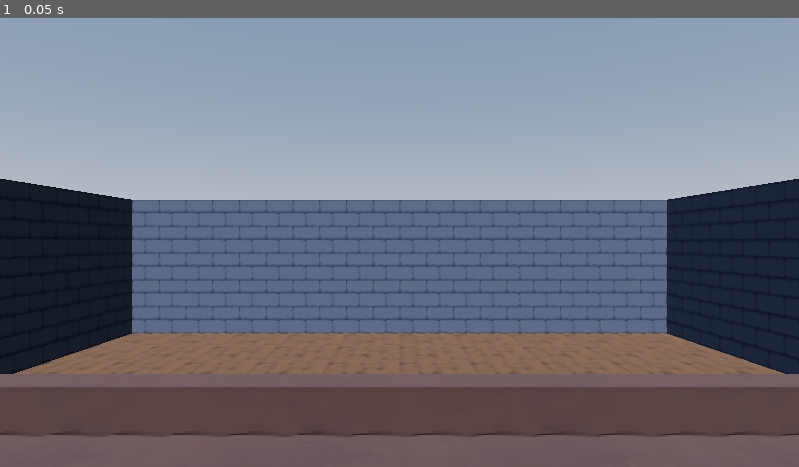
Above: before the commit, frame 1.
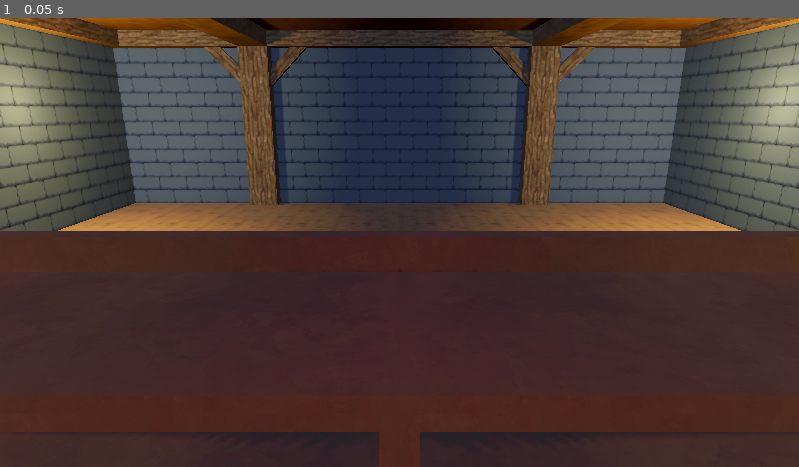
Above: after the commit, the same moment.

Repository: FinishedGames/FinishedGame3
Game: Godot game, scene res://Scenes/Tavern.tscn
Same seed, same stepped clock (60 frames per second), same inputs: the game is played once before the commit and once after it.
Inputs:
- Up to frame 1 (0.05 s): no input

The runs differ from the first frame. In frame 1, 100% of the frame differs, in the area x 0-100%, y 0-100%.

Commit message:
Upgraded tavern scene
New bar table, ceiling, beams, materials, lights and maybe more (i forgot)

Diff:
--- /dev/null
+++ b/Resources/Materials/dark_wood_mat.tres
@@ -0,0 +1,8 @@
+[gd_resource type="StandardMaterial3D" load_steps=2 format=3 uid="uid://bgpg6vl4ksb8g"]
+
+[ext_resource type="Texture2D" uid="uid://cg8lc3gkgncrw" path="res://Resources/Textures/dark_wood.jpg" id="1_p0icy"]
+
+[resource]
+specular_mode = 1
+albedo_texture = ExtResource("1_p0icy")
+uv1_triplanar = true
--- a/Resources/Materials/stone_mat.tres
+++ b/Resources/Materials/stone_mat.tres
@@ -3,6 +3,8 @@
 [ext_resource type="Texture2D" uid="uid://br1v1m2hxe6t2" path="res://Resources/Textures/stone.PNG" id="1_r108c"]
 
 [resource]
+specular_mode = 1
 albedo_texture = ExtResource("1_r108c")
 uv1_scale = Vector3(2, 2, 2)
 uv1_triplanar = true
+uv1_world_triplanar = true
--- /dev/null
+++ b/Resources/Materials/table_mat.tres
@@ -0,0 +1,9 @@
+[gd_resource type="StandardMaterial3D" load_steps=2 format=3 uid="uid://cuteg3ajfpcrl"]
+
+[ext_resource type="Texture2D" uid="uid://bc3v6ufl4eb60" path="res://Resources/Textures/table_1.PNG" id="1_jqt0n"]
+
+[resource]
+specular_mode = 1
+albedo_texture = ExtResource("1_jqt0n")
+uv1_triplanar = true
+uv1_world_triplanar = true
--- /dev/null
+++ b/Resources/Materials/table_mat_1.tres
@@ -0,0 +1,9 @@
+[gd_resource type="StandardMaterial3D" load_steps=2 format=3 uid="uid://ch4kaal46h6e0"]
+
+[ext_resource type="Texture2D" uid="uid://bl3gl3r07itkn" path="res://Resources/Textures/test_1.PNG" id="1_vo5pb"]
+
+[resource]
+specular_mode = 1
+albedo_texture = ExtResource("1_vo5pb")
+uv1_triplanar = true
+uv1_world_triplanar = true
--- a/Resources/Materials/wood_mat.tres
+++ b/Resources/Materials/wood_mat.tres
@@ -5,3 +5,4 @@
 [resource]
 albedo_texture = ExtResource("1_0pli3")
 uv1_triplanar = true
+uv1_world_triplanar = true
--- a/Scenes/Tavern.tscn
+++ b/Scenes/Tavern.tscn
@@ -1,14 +1,31 @@
-[gd_scene load_steps=12 format=3 uid="uid://bwdxeknq3ln8"]
+[gd_scene load_steps=20 format=3 uid="uid://bwdxeknq3ln8"]
 
 [ext_resource type="Material" uid="uid://btdnpqadnchbl" path="res://Resources/Materials/wood_mat.tres" id="1_vlobw"]
 [ext_resource type="Material" uid="uid://ck73ghsdefen2" path="res://Resources/Materials/stone_mat.tres" id="2_snqm7"]
-[ext_resource type="Texture2D" uid="uid://bl3gl3r07itkn" path="res://Resources/Textures/test_1.PNG" id="3_5bxti"]
+[ext_resource type="Material" uid="uid://cuteg3ajfpcrl" path="res://Resources/Materials/table_mat.tres" id="3_pumyl"]
+[ext_resource type="Material" uid="uid://bgpg6vl4ksb8g" path="res://Resources/Materials/dark_wood_mat.tres" id="4_nt4sx"]
+[ext_resource type="Material" uid="uid://ch4kaal46h6e0" path="res://Resources/Materials/table_mat_1.tres" id="5_evvb8"]
 
 [sub_resource type="PlaneMesh" id="PlaneMesh_7l8aw"]
 size = Vector2(10, 10)
 
 [sub_resource type="PlaneMesh" id="PlaneMesh_kel23"]
 size = Vector2(10, 3)
+
+[sub_resource type="PlaneMesh" id="PlaneMesh_2djfh"]
+size = Vector2(10, 10)
+
+[sub_resource type="BoxMesh" id="BoxMesh_nootw"]
+size = Vector3(0.5, 10, 0.5)
+
+[sub_resource type="BoxMesh" id="BoxMesh_lkbkx"]
+size = Vector3(0.5, 3, 0.5)
+
+[sub_resource type="BoxMesh" id="BoxMesh_coms0"]
+size = Vector3(0.2, 1, 0.2)
+
+[sub_resource type="BoxMesh" id="BoxMesh_85fq7"]
+size = Vector3(0.3, 10, 0.3)
 
 [sub_resource type="ProceduralSkyMaterial" id="ProceduralSkyMaterial_msg50"]
 sky_horizon_color = Color(0.64625, 0.65575, 0.67075, 1)
@@ -23,15 +40,17 @@
 tonemap_mode = 2
 glow_enabled = true
 
-[sub_resource type="StandardMaterial3D" id="StandardMaterial3D_755me"]
-albedo_texture = ExtResource("3_5bxti")
-uv1_triplanar = true
-
-[sub_resource type="PlaneMesh" id="PlaneMesh_yjboh"]
-size = Vector2(10, 2)
-
-[sub_resource type="PlaneMesh" id="PlaneMesh_t7kv0"]
-size = Vector2(10, 0.2)
+[sub_resource type="BoxMesh" id="BoxMesh_e1kwv"]
+size = Vector3(10, 0.1, 1)
+
+[sub_resource type="BoxMesh" id="BoxMesh_3fuba"]
+size = Vector3(10, 1.2, 0.1)
+
+[sub_resource type="BoxMesh" id="BoxMesh_c3462"]
+size = Vector3(0.1, 1, 1)
+
+[sub_resource type="BoxMesh" id="BoxMesh_1i66b"]
+size = Vector3(10, 0.4, 1)
 
 [node name="Tavern" type="Node3D"]
 
@@ -43,48 +62,178 @@
 skeleton = NodePath("../..")
 
 [node name="Wall1" type="MeshInstance3D" parent="Background"]
-transform = Transform3D(-4.37114e-08, -1, -4.37114e-08, 0, -4.37114e-08, 1, -1, 4.37114e-08, 1.91069e-15, 5, 1, 0)
+transform = Transform3D(-4.37114e-08, -1, -4.37114e-08, 0, -4.37114e-08, 1, -1, 4.37114e-08, 1.91069e-15, 5, 1.5, 0)
 material_override = ExtResource("2_snqm7")
 mesh = SubResource("PlaneMesh_kel23")
 
 [node name="Wall2" type="MeshInstance3D" parent="Background"]
-transform = Transform3D(-4.37114e-08, 1, -4.37114e-08, 0, -4.37114e-08, -1, -1, -4.37114e-08, 1.91069e-15, -5, 1, 0)
+transform = Transform3D(-4.37114e-08, 1, -4.37114e-08, 0, -4.37114e-08, -1, -1, -4.37114e-08, 1.91069e-15, -5, 1.5, 0)
 material_override = ExtResource("2_snqm7")
 mesh = SubResource("PlaneMesh_kel23")
 skeleton = NodePath("../..")
 
 [node name="Wall3" type="MeshInstance3D" parent="Background"]
-transform = Transform3D(1, 0, 4.37114e-08, 4.37114e-08, 1.91069e-15, -1, 0, 1, 1.91069e-15, 0, 1, -5)
+transform = Transform3D(1, 0, 4.37114e-08, 4.37114e-08, 1.91069e-15, -1, 0, 1, 1.91069e-15, 0, 1.5, -5)
 material_override = ExtResource("2_snqm7")
 mesh = SubResource("PlaneMesh_kel23")
 skeleton = NodePath("../Wall2")
 
+[node name="Ceiling" type="MeshInstance3D" parent="Background"]
+transform = Transform3D(1, 0, 0, 0, -1, 8.74228e-08, 0, -8.74228e-08, -1, 0, 3, 0)
+material_override = ExtResource("3_pumyl")
+mesh = SubResource("PlaneMesh_2djfh")
+
+[node name="Beam" type="MeshInstance3D" parent="Background"]
+transform = Transform3D(1, 0, 0, 0, -4.37114e-08, -1, 0, 1, -4.37114e-08, 2.5, 3, 0)
+material_override = ExtResource("4_nt4sx")
+mesh = SubResource("BoxMesh_nootw")
+
+[node name="Beam2" type="MeshInstance3D" parent="Background"]
+transform = Transform3D(1, 0, 0, 0, -4.37114e-08, -1, 0, 1, -4.37114e-08, -2.5, 3, 0)
+material_override = ExtResource("4_nt4sx")
+mesh = SubResource("BoxMesh_nootw")
+
+[node name="Beam3" type="MeshInstance3D" parent="Background"]
+transform = Transform3D(1, 0, 0, 0, 1, 0, 0, 0, 1, 2.5, 1.5, -5)
+material_override = ExtResource("4_nt4sx")
+mesh = SubResource("BoxMesh_lkbkx")
+
+[node name="Beam4" type="MeshInstance3D" parent="Background"]
+transform = Transform3D(1, 0, 0, 0, 1, 0, 0, 0, 1, -2.5, 1.5, -5)
+material_override = ExtResource("4_nt4sx")
+mesh = SubResource("BoxMesh_lkbkx")
+
+[node name="Beam5" type="MeshInstance3D" parent="Background"]
+transform = Transform3D(-4.37114e-08, -1, 0, -4.37114e-08, 1.91069e-15, -1, 1, -4.37114e-08, -4.37114e-08, 0, 3, -5)
+material_override = ExtResource("4_nt4sx")
+mesh = SubResource("BoxMesh_nootw")
+
+[node name="Beam6" type="MeshInstance3D" parent="Background"]
+transform = Transform3D(1, 0, 0, 0, -4.37114e-08, -1, 0, 1, -4.37114e-08, 5, 3, 0)
+material_override = ExtResource("4_nt4sx")
+mesh = SubResource("BoxMesh_nootw")
+
+[node name="Beam7" type="MeshInstance3D" parent="Background"]
+transform = Transform3D(1, 0, 0, 0, -4.37114e-08, -1, 0, 1, -4.37114e-08, -5, 3, 0)
+material_override = ExtResource("4_nt4sx")
+mesh = SubResource("BoxMesh_nootw")
+
+[node name="Beam8" type="MeshInstance3D" parent="Background"]
+transform = Transform3D(0.707107, 0.707107, 0, -0.707107, 0.707107, 0, 0, 0, 1, 3, 2.5, -5)
+material_override = ExtResource("4_nt4sx")
+mesh = SubResource("BoxMesh_coms0")
+
+[node name="Beam9" type="MeshInstance3D" parent="Background"]
+transform = Transform3D(0.707107, -0.707107, 0, 0.707107, 0.707107, 0, 0, 0, 1, 2, 2.5, -5)
+material_override = ExtResource("4_nt4sx")
+mesh = SubResource("BoxMesh_coms0")
+
+[node name="Beam10" type="MeshInstance3D" parent="Background"]
+transform = Transform3D(0.707107, 0.707107, 0, -0.707107, 0.707107, 0, 0, 0, 1, -2, 2.5, -5)
+material_override = ExtResource("4_nt4sx")
+mesh = SubResource("BoxMesh_coms0")
+
+[node name="Beam11" type="MeshInstance3D" parent="Background"]
+transform = Transform3D(0.707107, -0.707107, 0, 0.707107, 0.707107, 0, 0, 0, 1, -3, 2.5, -5)
+material_override = ExtResource("4_nt4sx")
+mesh = SubResource("BoxMesh_coms0")
+
+[node name="Beam12" type="MeshInstance3D" parent="Background"]
+transform = Transform3D(-4.37114e-08, -1, 0, -4.37114e-08, 1.91069e-15, -1, 1, -4.37114e-08, -4.37114e-08, 0, 3, -2)
+material_override = ExtResource("4_nt4sx")
+mesh = SubResource("BoxMesh_85fq7")
+
 [node name="WorldEnvironment" type="WorldEnvironment" parent="."]
 environment = SubResource("Environment_40n0m")
 
 [node name="DirectionalLight3D" type="DirectionalLight3D" parent="."]
 transform = Transform3D(0.986242, 0.165085, -0.00855751, -0.0938995, 0.602071, 0.792902, 0.136048, -0.78119, 0.609289, 0, 10, 10)
-shadow_enabled = true
+light_color = Color(0.739288, 0.833584, 0.996094, 1)
+light_energy = 0.5
 
 [node name="Table" type="Node3D" parent="."]
 
 [node name="MeshInstance3D" type="MeshInstance3D" parent="Table"]
-transform = Transform3D(1, 0, 0, 0, 1, 0, 0, 0, 1, 0, 0.9, 3)
-material_override = SubResource("StandardMaterial3D_755me")
-mesh = SubResource("PlaneMesh_yjboh")
+transform = Transform3D(1, 0, 0, 0, 1, 0, 0, 0, 1, 0, 1, 2.5)
+material_override = ExtResource("5_evvb8")
+mesh = SubResource("BoxMesh_e1kwv")
 
 [node name="MeshInstance3D2" type="MeshInstance3D" parent="Table"]
-transform = Transform3D(1, 0, 0, 0, -4.37114e-08, -1, 0, 1, -4.37114e-08, 0, 1, 2)
-material_override = SubResource("StandardMaterial3D_755me")
-mesh = SubResource("PlaneMesh_t7kv0")
+transform = Transform3D(1, 0, 0, 0, 1, 0, 0, 0, 1, 0, 0.6, 2.05)
+material_override = ExtResource("5_evvb8")
+mesh = SubResource("BoxMesh_3fuba")
 
 [node name="MeshInstance3D3" type="MeshInstance3D" parent="Table"]
-transform = Transform3D(1, 0, 0, 0, 1, 0, 0, 0, 1, 0, 1.1, 1.9)
-material_override = SubResource("StandardMaterial3D_755me")
-mesh = SubResource("PlaneMesh_t7kv0")
+transform = Transform3D(1, 0, 0, 0, 1, 0, 0, 0, 1, 4.95, 0.5, 2.5)
+material_override = ExtResource("5_evvb8")
+mesh = SubResource("BoxMesh_c3462")
+
+[node name="MeshInstance3D4" type="MeshInstance3D" parent="Table"]
+transform = Transform3D(1, 0, 0, 0, 1, 0, 0, 0, 1, -4.95, 0.5, 2.5)
+material_override = ExtResource("5_evvb8")
+mesh = SubResource("BoxMesh_c3462")
+
+[node name="MeshInstance3D5" type="MeshInstance3D" parent="Table"]
+transform = Transform3D(1, 0, 0, 0, 1, 0, 0, 0, 1, 0, 0.2, 2.5)
+material_override = ExtResource("5_evvb8")
+mesh = SubResource("BoxMesh_1i66b")
+
+[node name="MeshInstance3D6" type="MeshInstance3D" parent="Table"]
+transform = Transform3D(1, 0, 0, 0, 1, 0, 0, 0, 1, 0, 0.5, 2.5)
+material_override = ExtResource("5_evvb8")
+mesh = SubResource("BoxMesh_c3462")
+
+[node name="MeshInstance3D7" type="MeshInstance3D" parent="Table"]
+transform = Transform3D(1, 0, 0, 0, 1, 0, 0, 0, 1, 2.5, 0.5, 2.5)
+material_override = ExtResource("5_evvb8")
+mesh = SubResource("BoxMesh_c3462")
+
+[node name="MeshInstance3D8" type="MeshInstance3D" parent="Table"]
+transform = Transform3D(1, 0, 0, 0, 1, 0, 0, 0, 1, -2.5, 0.5, 2.5)
+material_override = ExtResource("5_evvb8")
+mesh = SubResource("BoxMesh_c3462")
 
 [node name="Head" type="Node3D" parent="."]
 transform = Transform3D(1, 0, 0, 0, 1, 0, 0, 0, 1, 0, 1.7, 4)
 
 [node name="Camera3D" type="Camera3D" parent="Head"]
+transform = Transform3D(1, 0, 0, 0, 0.964128, 0.265438, 0, -0.265438, 0.964128, 0, 0, 0)
 fov = 50.0
+
+[node name="Lights" type="Node3D" parent="."]
+
+[node name="OmniLight3D" type="OmniLight3D" parent="Lights"]
+transform = Transform3D(1, 0, 0, 0, 1, 0, 0, 0, 1, -4.5, 1.8, 0)
+light_color = Color(0.777344, 0.658351, 0.376526, 1)
+light_energy = 3.5
+shadow_enabled = true
+
+[node name="OmniLight3D2" type="OmniLight3D" parent="Lights"]
+transform = Transform3D(1, 0, 0, 0, 1, 0, 0, 0, 1, -4.5, 1.8, -2.5)
+light_color = Color(0.777344, 0.658351, 0.376526, 1)
+light_energy = 3.5
+shadow_enabled = true
+
+[node name="OmniLight3D3" type="OmniLight3D" parent="Lights"]
+transform = Transform3D(1, 0, 0, 0, 1, 0, 0, 0, 1, 4.5, 1.8, 0)
+light_color = Color(0.777344, 0.658351, 0.376526, 1)
+light_energy = 3.5
+shadow_enabled = true
+
+[node name="OmniLight3D4" type="OmniLight3D" parent="Lights"]
+transform = Transform3D(1, 0, 0, 0, 1, 0, 0, 0, 1, 4.5, 1.8, -2.5)
+light_color = Color(0.777344, 0.658351, 0.376526, 1)
+light_energy = 3.5
+shadow_enabled = true
+
+[node name="OmniLight3D5" type="OmniLight3D" parent="Lights"]
+transform = Transform3D(1, 0, 0, 0, 1, 0, 0, 0, 1, -3, 1.8, 4.5)
+light_color = Color(0.777344, 0.658351, 0.376526, 1)
+light_energy = 3.5
+shadow_enabled = true
+
+[node name="OmniLight3D6" type="OmniLight3D" parent="Lights"]
+transform = Transform3D(1, 0, 0, 0, 1, 0, 0, 0, 1, 3, 1.8, 4.5)
+light_color = Color(0.777344, 0.658351, 0.376526, 1)
+light_energy = 3.5
+shadow_enabled = true
Binary file added: Resources/Textures/dark_wood.jpg
Not shown, added: Resources/Textures/dark_wood.jpg.import
Binary file added: Resources/Textures/table_1.PNG
Not shown, added: Resources/Textures/table_1.PNG.import
